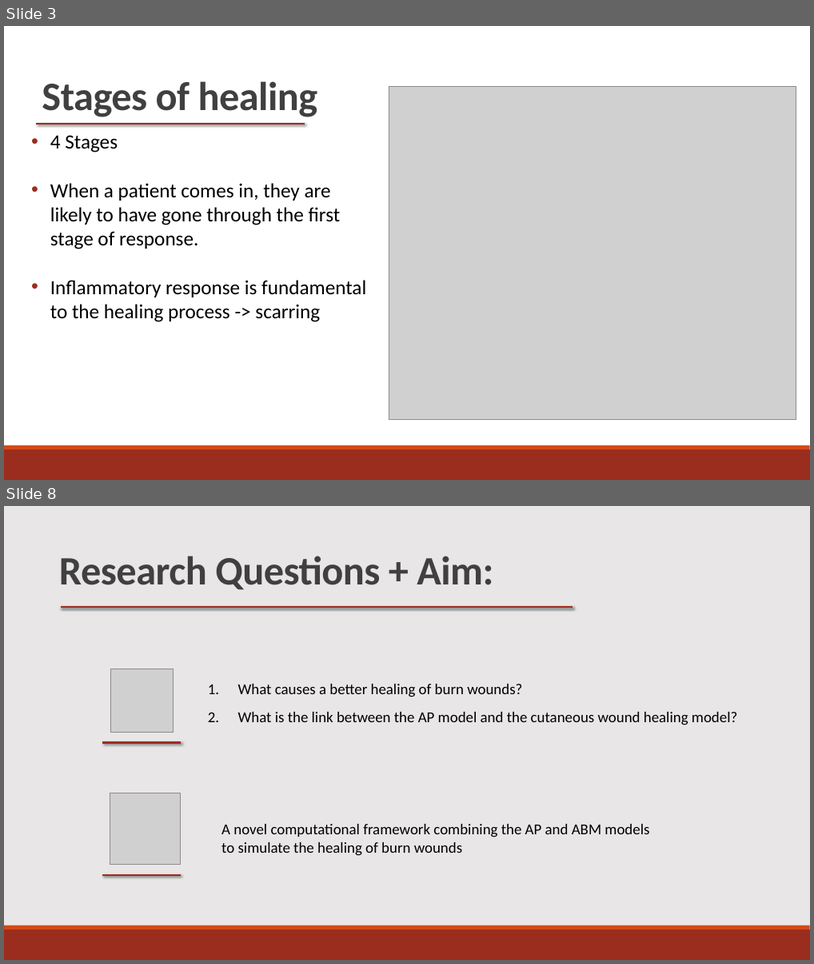
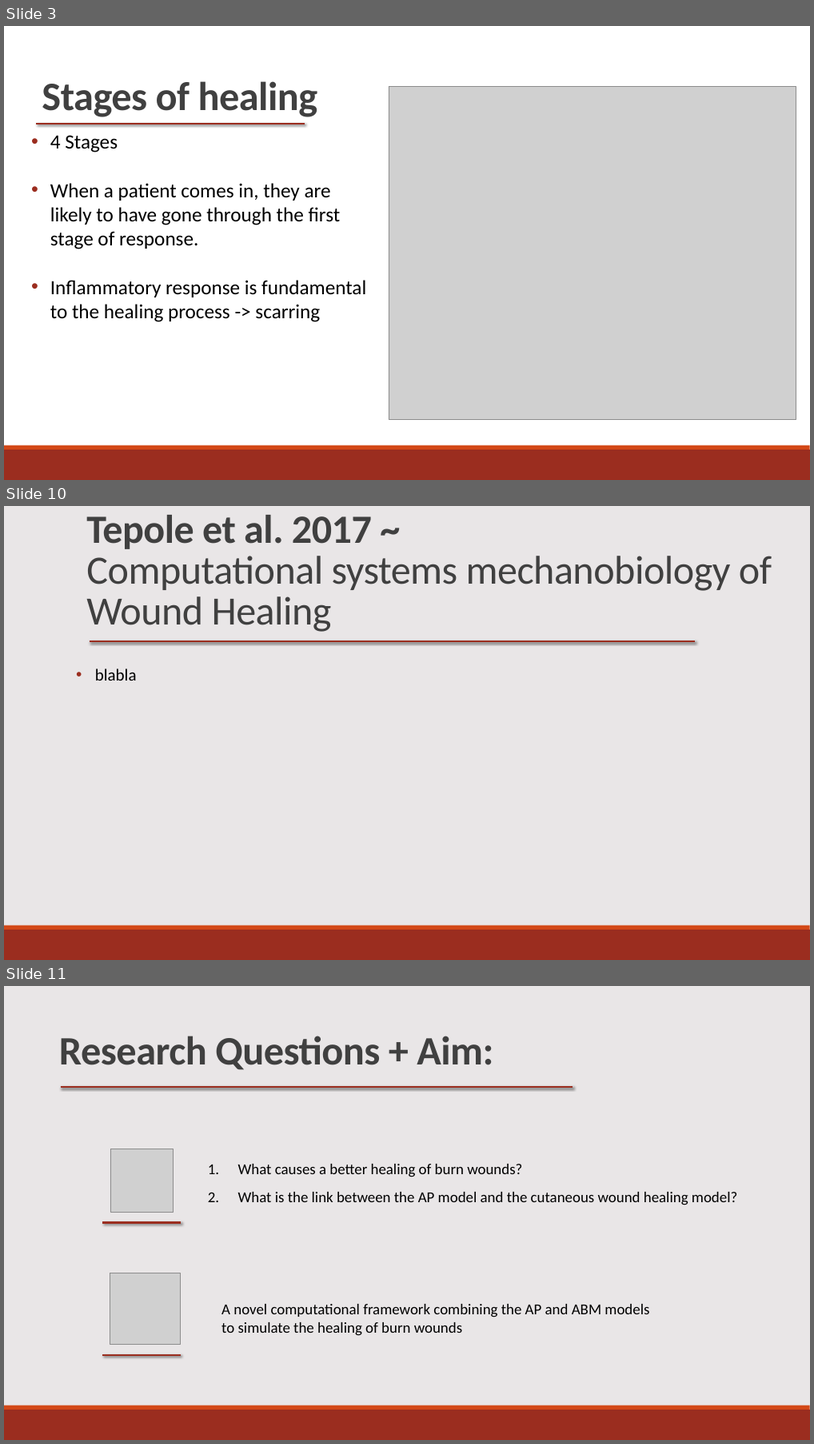
Before and after one commit to BenDickens/Brandwonden-Project-IAS, a slide deck: Notes and Primers/research proposal ppt.pptx. Shown one above the other, each under a label of ours: slides 3 and 8 before the commit, slides 3, 10 and 11 after it; the slides between them are not shown. The pictures are 814x964 and 814x1444 pixels, drawn with LibreOffice and Linux fonts; fonts in the diff are those of the drawing; grey boxes stand for pictures. Boxes give left, top, right and bottom in pixels: in the first picture for what was removed or moved away, otherwise in the second. Text is boxed around its words. In the diff, an @@ line names an element or a change of style, - is before the commit and + after.

```diff
--- a/Notes and Primers/research proposal ppt.pptx
+++ b/Notes and Primers/research proposal ppt.pptx
@@ slide 10 added at [4,506,810,960], background #E9E6E7; not listed: 2 template elements that a slide beside it also shows @@
@@ title added at [86,515,772,632], 47.7 pt, text #404040 @@
+Tepole et al. 2017 ~
+Computational systems mechanobiology of Wound Healing
@@ line added from (90, 641) to (695, 641), #9B2D1F 2 pt @@
@@ text added at [95,668,137,680], 20 pt, text #000000 @@
+• blabla
@@ what was slide 8 is now slide 11 @@
```
Also in this commit, not shown: 5 slides changed, 3 other slides added, 2 slides removed, 1 other file.
